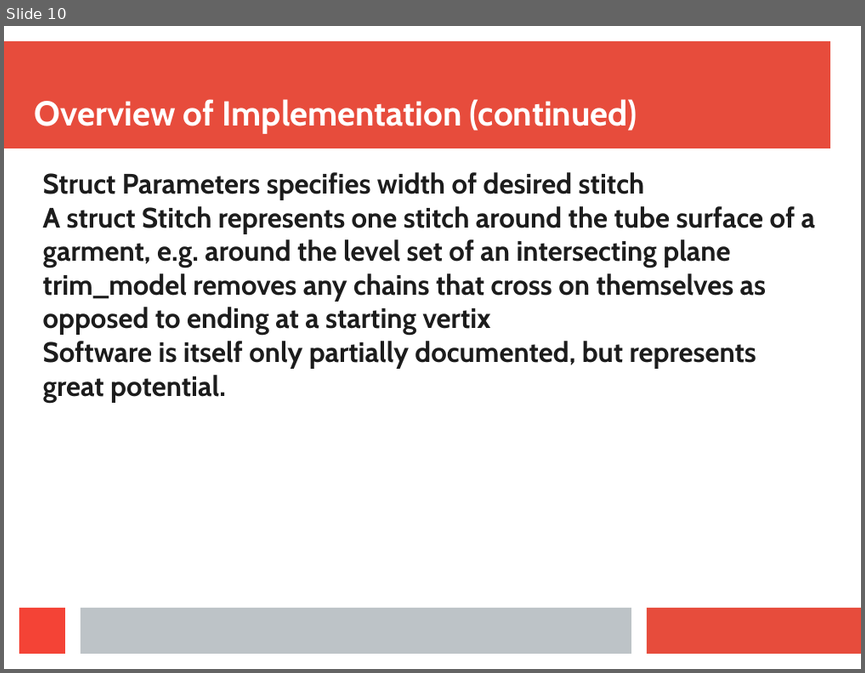
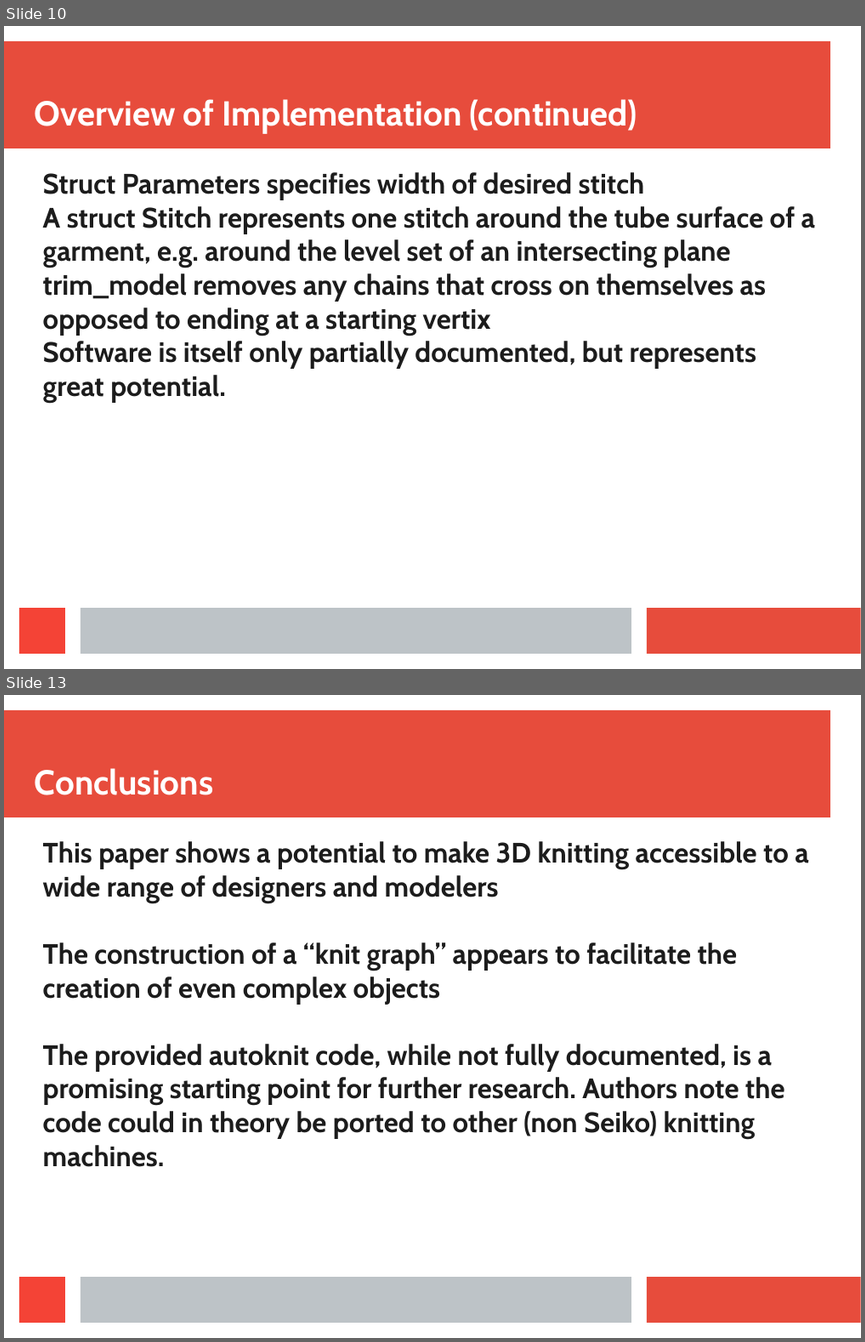
Before and after one commit to LRParser/CS536, a slide deck: Presentation.pptx. Shown one above the other, each under a label of ours: slide 10 before the commit, slides 10 and 13 after it; the slides between them are not shown. The pictures are 865x673 and 865x1342 pixels, drawn with LibreOffice and Linux fonts; fonts in the diff are those of the drawing. Boxes give left, top, right and bottom in pixels: in the first picture for what was removed or moved away, otherwise in the second. Text is boxed around its words. In the diff, an @@ line names an element or a change of style, - is before the commit and + after.

```diff
--- a/Presentation.pptx
+++ b/Presentation.pptx
@@ slide 13 added at bbox=[4, 695, 861, 1338], background #FFFFFF; not listed: 4 template elements that a slide beside it also shows @@
@@ text added at bbox=[35, 768, 213, 795], 32 pt, text #FFFFFF, bold @@
+Conclusions
@@ text added at bbox=[43, 841, 808, 1167], 26 pt, text #1C1C1C, bold @@
+This paper shows a potential to make 3D knitting accessible to a wide range of designers and modelers
+The construction of a “knit graph” appears to facilitate the creation of even complex objects
+The provided autoknit code, while not fully documented, is a promising starting point for further research. Authors note the code could in theory be ported to other (non Seiko) knitting machines.
```
Also in this commit, not shown: 1 slide changed, 2 other slides added, 1 other file.
